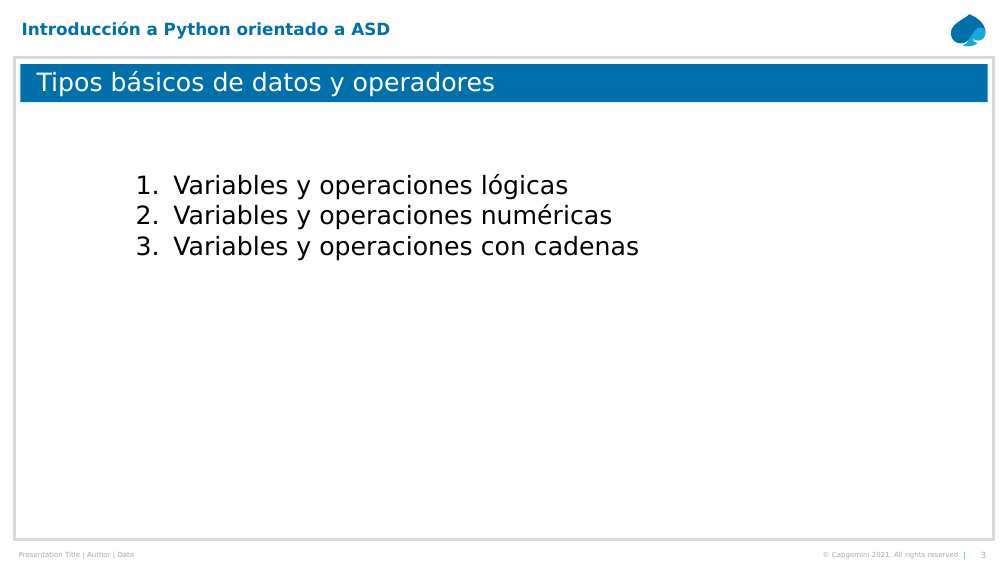
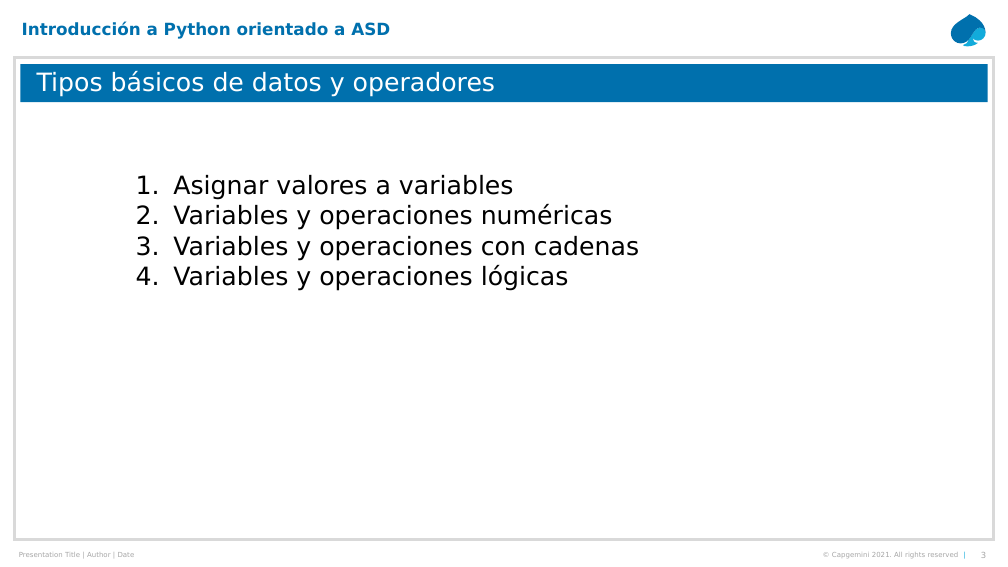
Before and after one commit to jacandau/introduccion-python, a slide deck: slide 3 of presentaciones/02-TiposBasicosSintaxisFunciones.pptx. Drawn at 1008x567 pixels with LibreOffice and Linux fonts; fonts in the diff are those of the drawing. Boxes give left, top, right and bottom in pixels: in the first picture for what was removed or moved away, otherwise in the second. Text is boxed around its words. In the diff, an @@ line names an element or a change of style, - is before the commit and + after.

Commit message:
Notebook de variables comenzado

```diff
--- a/presentaciones/02-TiposBasicosSintaxisFunciones.pptx
+++ b/presentaciones/02-TiposBasicosSintaxisFunciones.pptx
@@ text at bbox=[173, 175, 514, 200]: text changed @@
-  1. Variables y operaciones lógicas
+  1. Asignar valores a variables
@@ text at bbox=[173, 265, 569, 291]: paragraph added @@
+  4. Variables y operaciones lógicas
```
Also in this commit, not shown: 1 other file.
